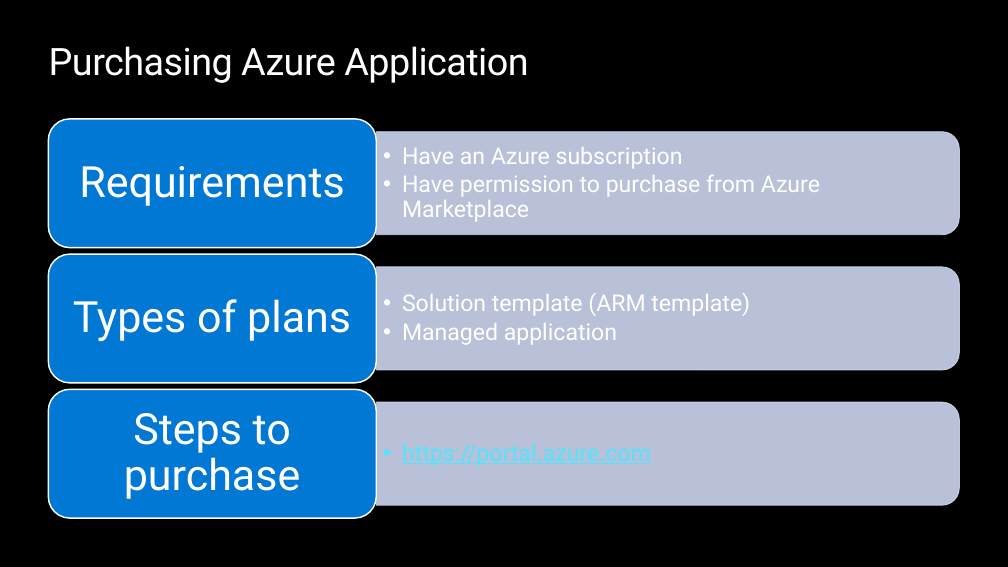
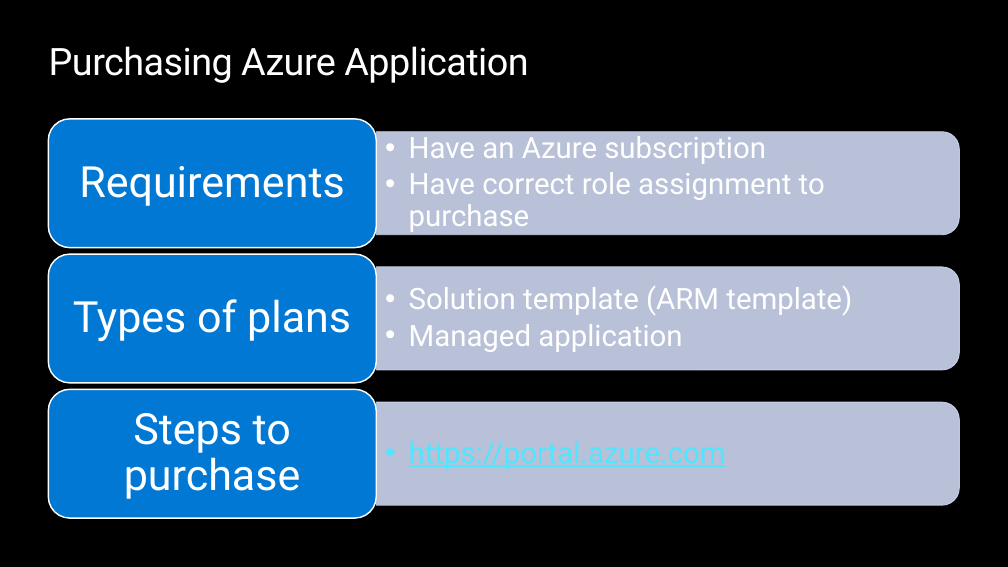
Before and after one commit to opsgility/marketplace, a slide deck: slide 26 of azure-marketplace-workshop/Day 1 - Skilling Deck for Microsoft Marketplace.pptx (slide 25 before the commit). Drawn at 1008x567 pixels with LibreOffice and Linux fonts; fonts in the diff are those of the drawing; background and template pictures are left out. Boxes give left, top, right and bottom in pixels: in the first picture for what was removed or moved away, otherwise in the second. Text is boxed around its words. In the diff, an @@ line names an element or a change of style, - is before the commit and + after.

```diff
--- a/azure-marketplace-workshop/Day 1 - Skilling Deck for Microsoft Marketplace.pptx
+++ b/azure-marketplace-workshop/Day 1 - Skilling Deck for Microsoft Marketplace.pptx
@@ text at bbox=[409, 131, 766, 164]: size 22 to 28 pt in "Have an Azure subscription"; indent changed @@
@@ text at bbox=[409, 172, 825, 232]: text changed; size 22 to 28 pt @@
-  • Have permission to purchase from Azure Marketplace
+  • Have correct role assignment to purchase
@@ text "Solution template (ARM template)" at bbox=[409, 286, 852, 352]: size 22 to 28 pt; indent changed @@
@@ text "https://portal.azure.com" at bbox=[377, 408, 955, 501]: size 22 to 28 pt; indent changed @@
```
Also in this commit, not shown: 18 other slides changed, 1 slide added, 1 other file.
